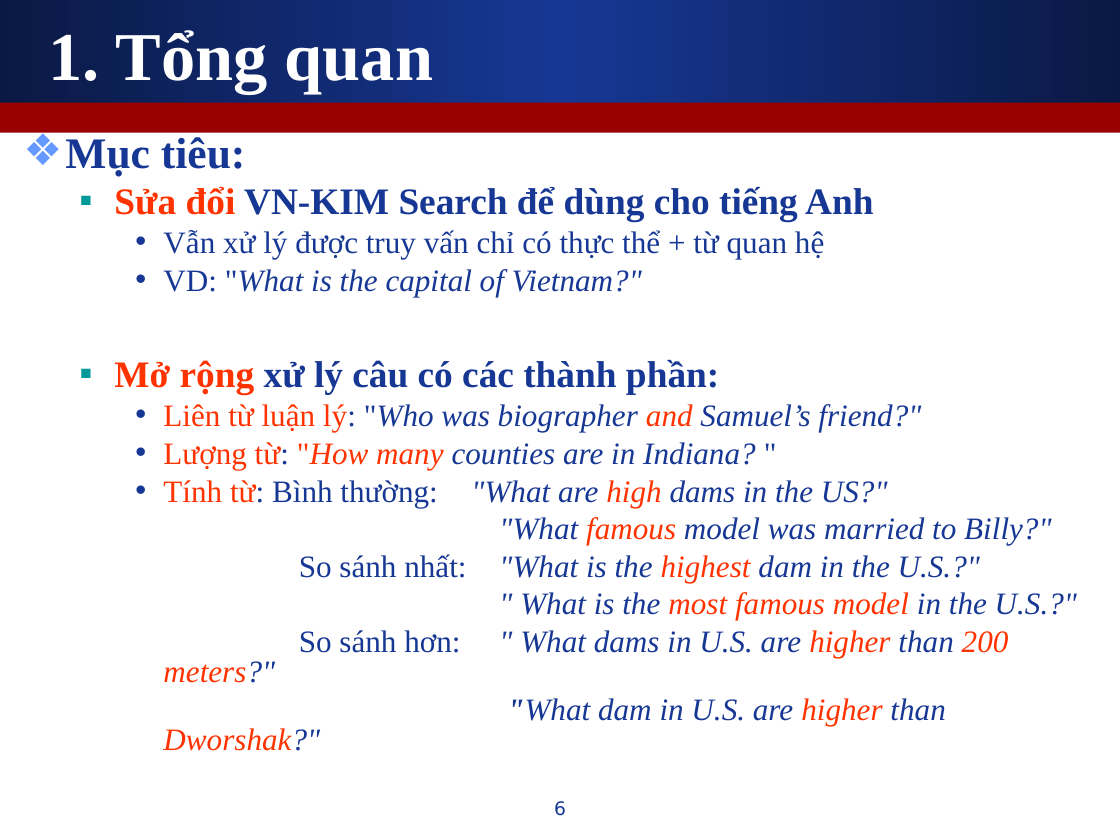
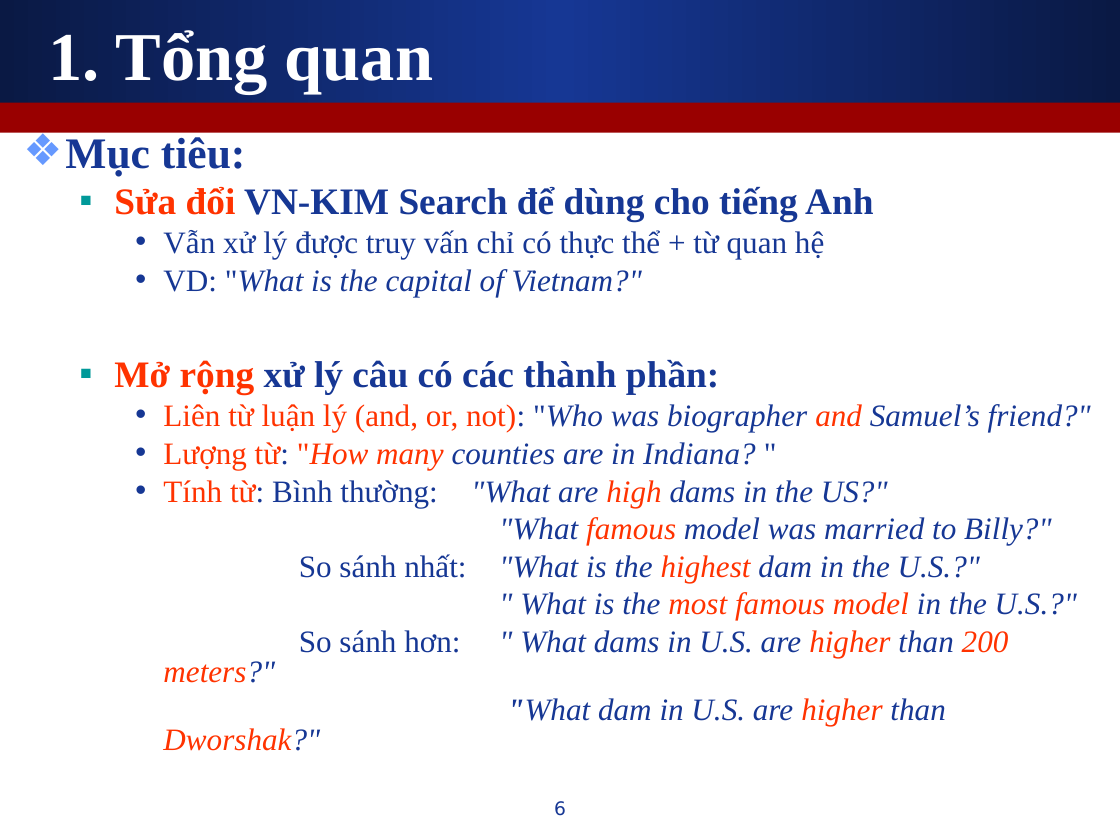
Before and after one commit to leaderwing/kt-kimres, a slide deck: slide 6 of note/[Thesis] Presentation.ppt. Drawn at 1120x840 pixels with LibreOffice and Linux fonts; fonts in the diff are those of the drawing. Boxes give left, top, right and bottom in pixels: in the first picture for what was removed or moved away, otherwise in the second. Text is boxed around its words. In the diff, an @@ line names an element or a change of style, - is before the commit and + after.

```diff
--- a/note/[Thesis] Presentation.ppt
+++ b/note/[Thesis] Presentation.ppt
@@ text at (x1=163, y1=404, x2=1091, y2=432): text changed @@
-    • Liên từ luận lý: "Who was biographer and Samuel’s friend?"
+    • Liên từ luận lý (and, or, not): "Who was biographer and Samuel’s friend?"
```
